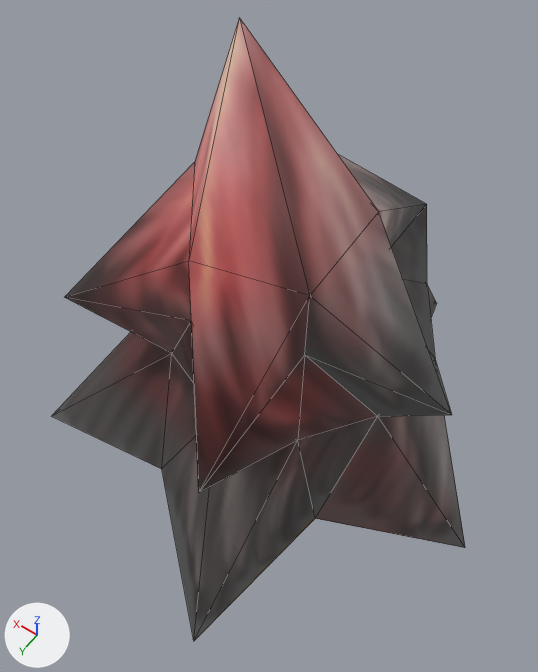
The FBX model Proyecto_Unity/Assets/Models/Plantas/Pinos Arbol 03.fbx: old version first, new version second.
Rendered twice from a 50 mm lens placed at (-0.0383, 0.0557, 0.0429), pointed at (-0.0253, 0.0375, 0.0143). Lighting does not change. The marker at lower left points along +X, +Y and +Z. Mesh edges are drawn as thin lines. Where no turn or scale is listed for an object, it has been applied to the vertices.

Names of what the first picture shows: 'pino3'.
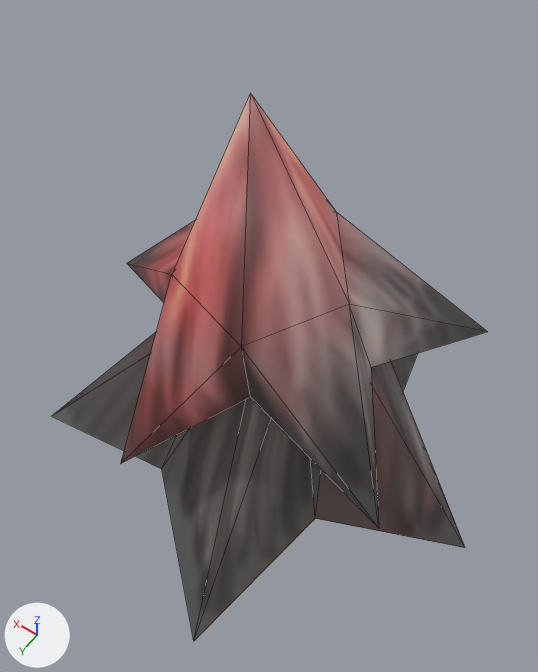
Pixel boxes (x1, y1, x2, y2) of what changed, in the pictures (538 x 672 px):
'pino3', reshaped (12% shorter)
    before: (52, 18, 465, 641)
    after: (52, 92, 487, 641)

Edits to the bpy script that builds the scene:
```text
Change me_pino3:
    used by ob_pino3; location = (-0.02484, 0.03692, 0.00024)
    remove me_pino3.from_pydata(...)  # 40 vertices, 63 faces; spans x -0.0128..0.0108, y -0.0128..0.0118, z -0.0009..0.0299
    add me_pino3.from_pydata(...)  # 40 vertices, 43 faces; spans x -0.0128..0.0108, y -0.0128..0.0118, z -0.0009..0.0266
    me_pino3 part 1
    20 faces are deleted
    26 vertices move from x -0.0097..0.0082, y -0.0098..0.009, z 0.0123..0.0299 to x -0.0093..0.0098, y -0.0097..0.0089, z 0.0105..0.0266
```
